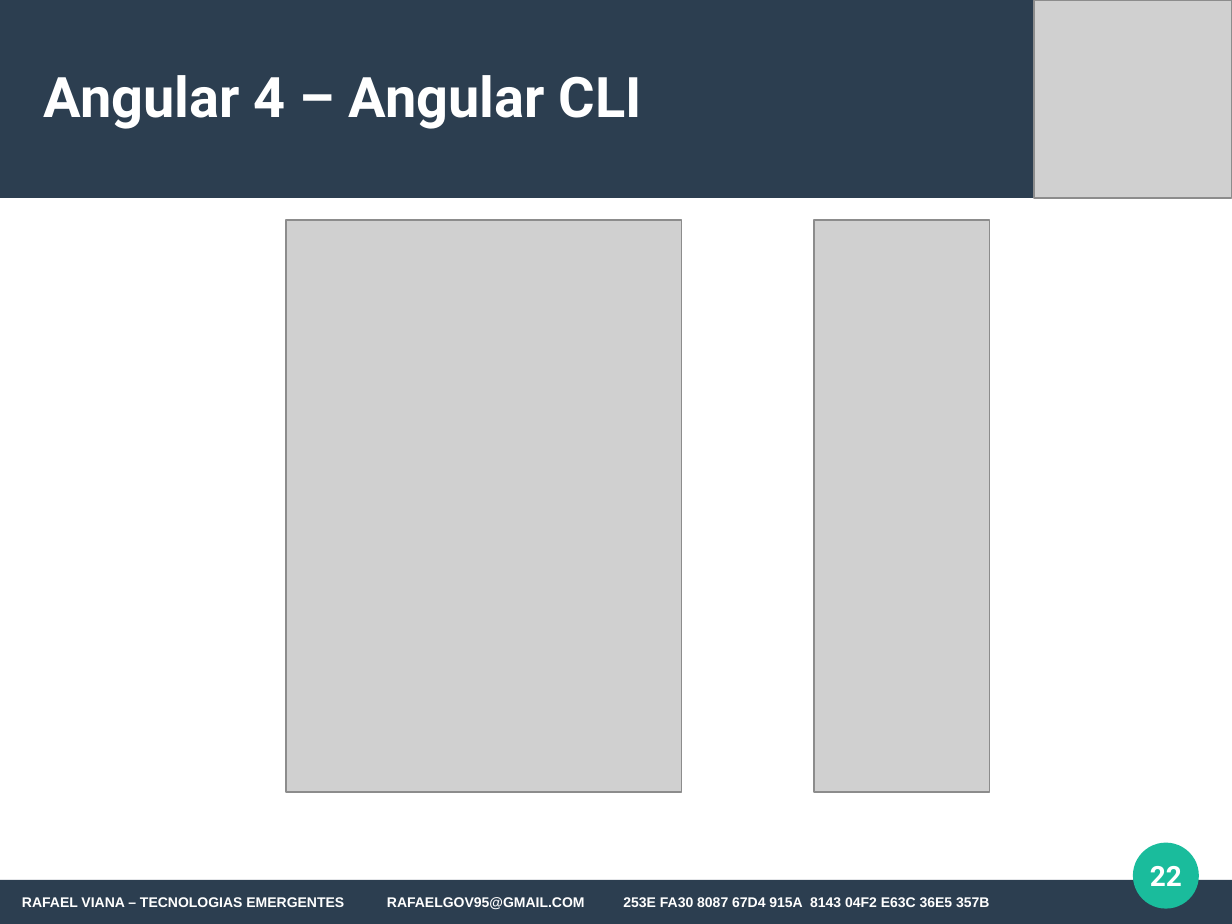
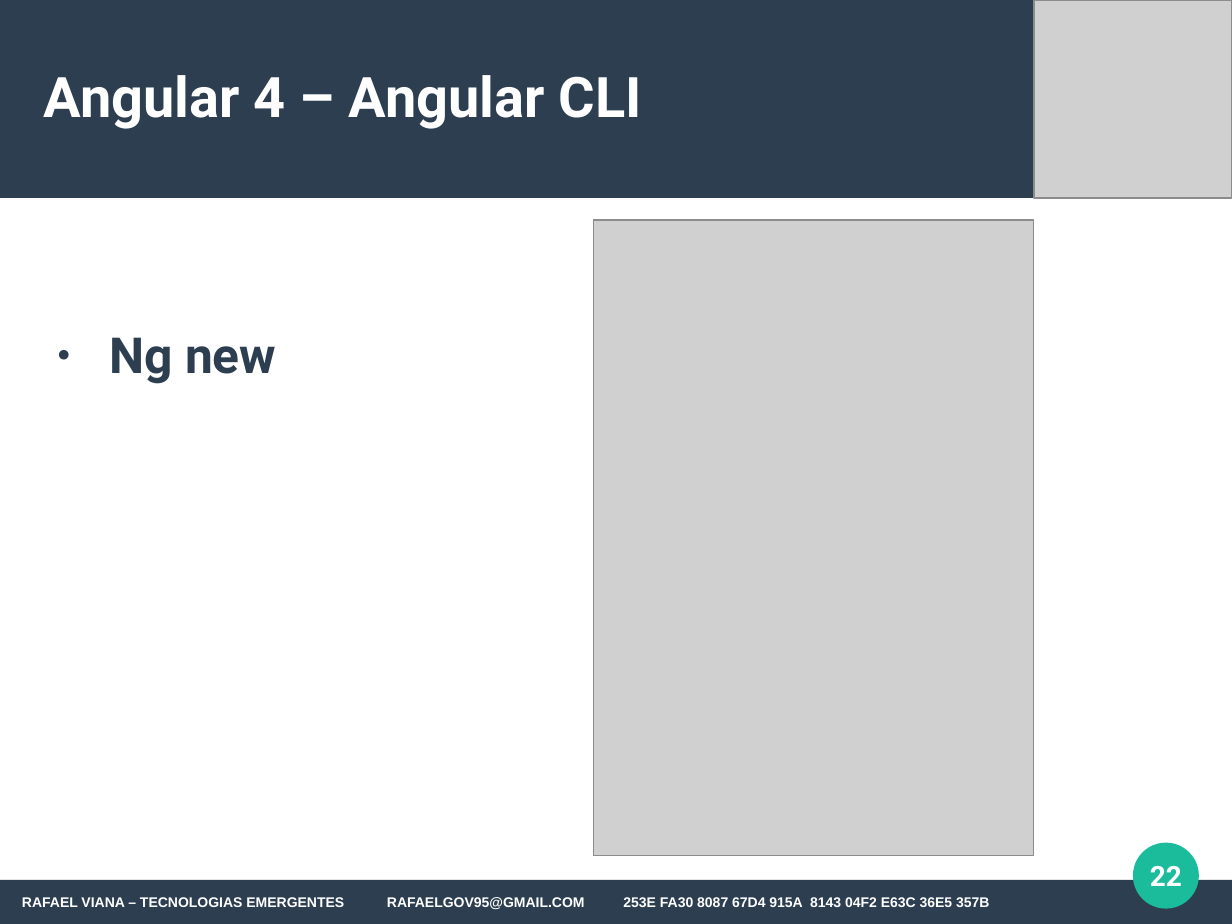
Before and after one commit to rafaelgov95/TE, a slide deck: slide 22 of Apresentação/Angular-4.odp. Drawn at 1232x924 pixels with LibreOffice and Linux fonts; fonts in the diff are those of the drawing; grey boxes stand for pictures. Boxes give left, top, right and bottom in pixels: in the first picture for what was removed or moved away, otherwise in the second. Text is boxed around its words. In the diff, an @@ line names an element or a change of style, - is before the commit and + after.

```diff
--- a/Apresentação/Angular-4.odp
+++ b/Apresentação/Angular-4.odp
@@ picture removed at (x1=286, y1=220, x2=682, y2=793) @@
@@ picture resized from (x1=814, y1=220, x2=989, y2=793) to (x1=594, y1=220, x2=1034, y2=856) @@
@@ text added at (x1=109, y1=337, x2=276, y2=384), 32 pt, text #2C3E50, bold @@
+● Ng new
```
Also in this commit, not shown: 3 other slides changed, 2 slides added, 1 other file.
